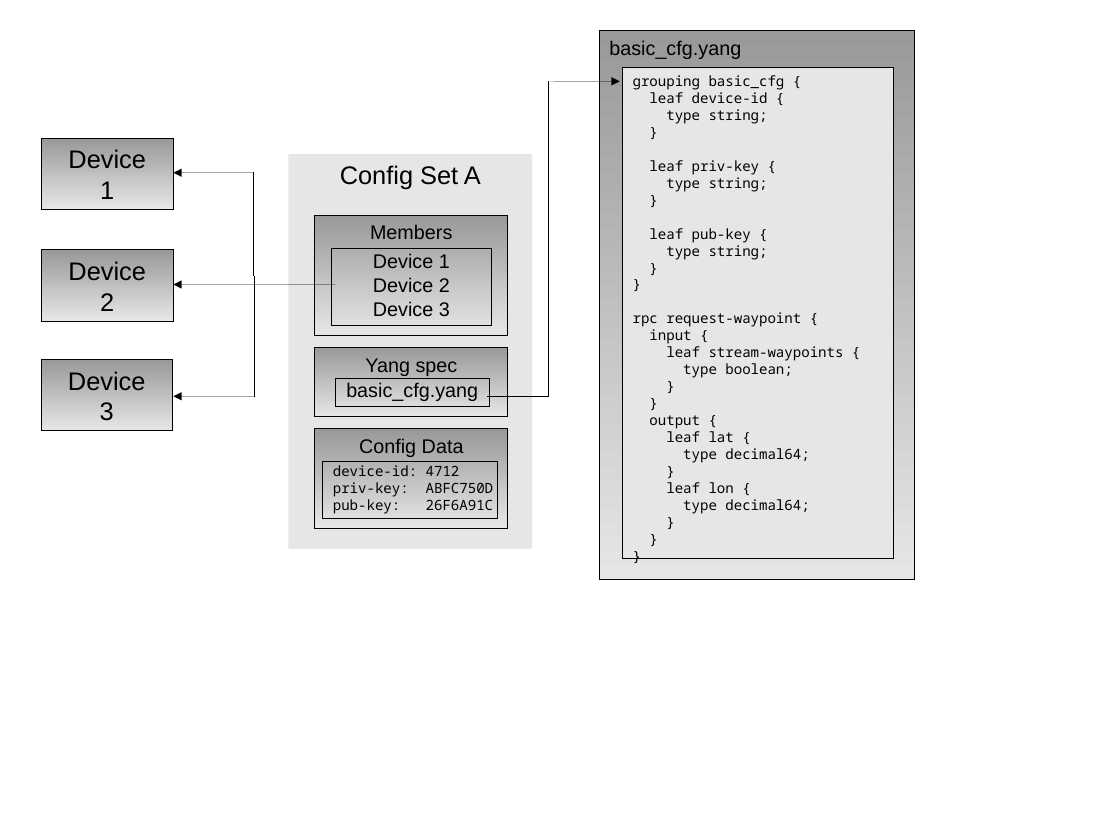
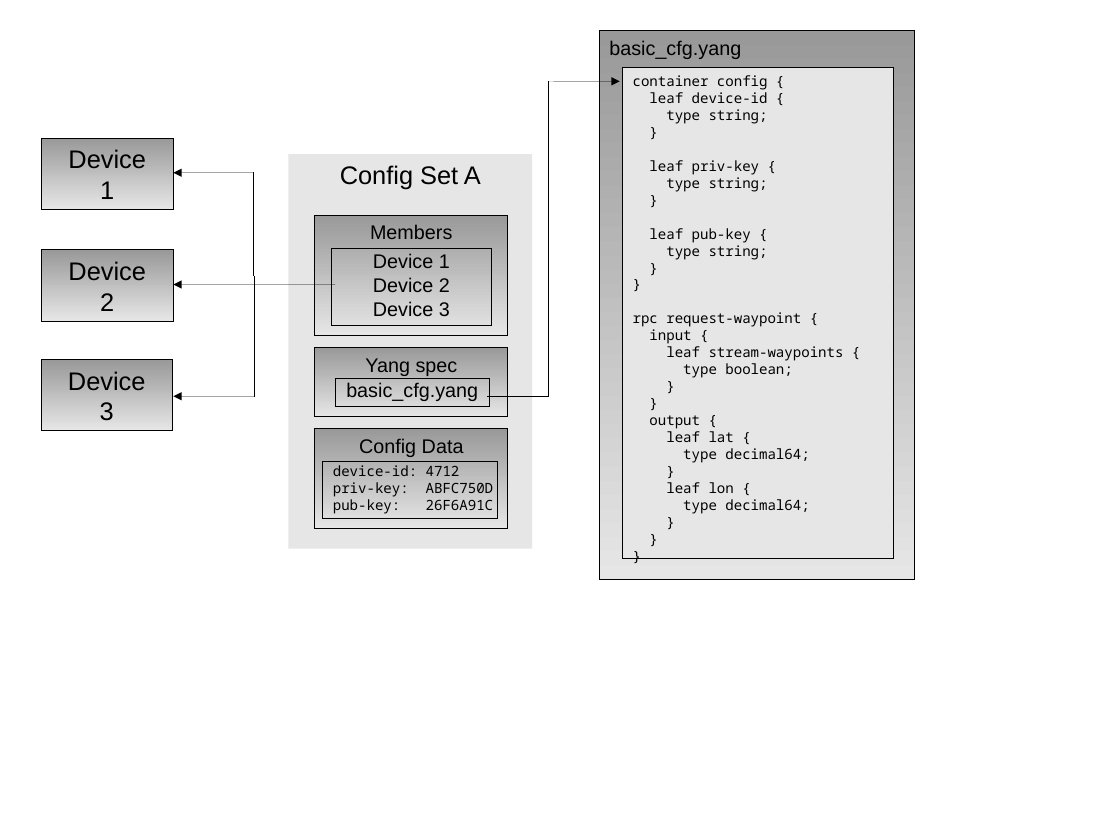
Before and after one commit to isabella232/exodoc, a slide deck: slide 1 of exosense_server/exosense_config_set.odp. Drawn at 1120x840 pixels with LibreOffice and Linux fonts; fonts in the diff are those of the drawing. Boxes give left, top, right and bottom in pixels: in the first picture for what was removed or moved away, otherwise in the second. Text is boxed around its words. In the diff, an @@ line names an element or a change of style, - is before the commit and + after.

```diff
--- a/exosense_server/exosense_config_set.odp
+++ b/exosense_server/exosense_config_set.odp
@@ text in rectangle at [633,75,768,90]: text changed @@
-grouping basic_cfg {
+container config {
```
Also in this commit, not shown: 7 other files.
